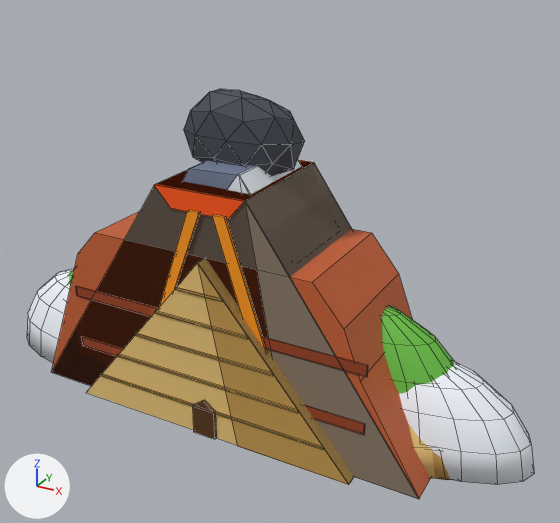
The Blender file Blender/blend/env.blend: old version first, new version second.
One viewpoint serves both versions: a 50 mm lens placed at (12.0, -19.4, 15.0), pointed at (1.1, 0.4, 5.2). The lights are fixed; the arrows at lower left show +X, +Y and +Z. The picture after the commit comes second. Mesh edges are drawn as thin lines.

In view in the first picture: 'Desert_Dune1', 'Desert_Mesa1', 'Desert_Pyramid1', 'Forest_Hills1', 'Mountain_Peak1', 'Mountain_Volcano1', 'Winter_Hills1'.
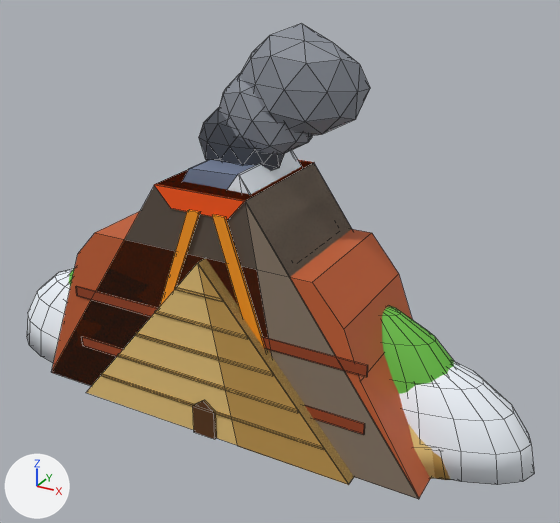
What the commit changed:
Material 'grey' (mat_grey) is new.
Its base color is (0.254, 0.275, 0.314) (grey #8a8f98).
Its roughness is 0.55.
Its specular ior level is 0.25.
me_mountain_volcano1 is used by ob_mountain_volcano1; location (0.0, 0.0, 0.0).
me_mountain_volcano1 had 80 vertices, 109 faces and spanned x -7.0..7.0, y -2.22..2.15, z 0.0..10.52.
me_mountain_volcano1 now has 164 vertices, 269 faces and spans x -7.0..7.0, y -2.22..2.15, z 0.0..12.51.
me_mountain_volcano1 part 1: a new loose piece of 42 vertices spanning x -0.71..2.52, y -0.84..0.74, z 8.69..11.28, in mat_grey (grey #8a8f98).
me_mountain_volcano1 part 2: a new loose piece of 42 vertices spanning x 0.0..3.96, y -0.96..0.86, z 9.38..12.51, in mat_grey (grey #8a8f98).
me_mountain_volcano1 part 3: 42 vertices moved from x -1.97..2.0, y -0.8..0.8, z 7.91..10.52 to x -1.43..1.46, y -0.63..0.63, z 7.99..10.04.
me_mountain_volcano1 gains material mat_grey (grey #8a8f98).

Changed parts and their boxes [x1, y1, x2, y2] in the pictures (560 x 523 px; the box of a moved part takes in the faces that stretch with it):
'Mountain_Volcano1', reshaped (16% taller): before [51, 89, 419, 499]; after [52, 23, 419, 499]
part 1 of me_mountain_volcano1, added: after [219, 74, 313, 155]
part 2 of me_mountain_volcano1, added: after [239, 23, 370, 136]
part 3 of me_mountain_volcano1, moved or reshaped: before [184, 89, 305, 176]; after [199, 108, 285, 171]
